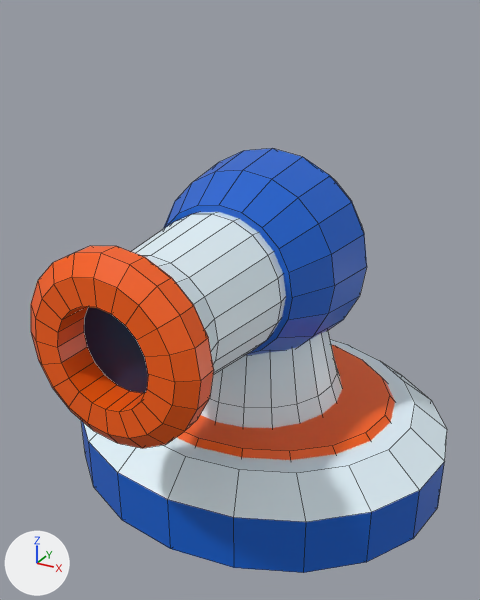
The Blender file art/water-play-obstacles/WaterBallCannon.blend, before and after one commit.
Camera for both pictures: a camera (50 mm lens) standing at (1.19, -6.53, 1.99) and looking at (0.0, -4.38, 0.91). The lights are fixed; the arrows at lower left show +X, +Y and +Z. The picture after the commit comes second. Mesh edges are drawn as thin lines.

In view in the first picture: 'CannonBase', 'CannonNozzle'.
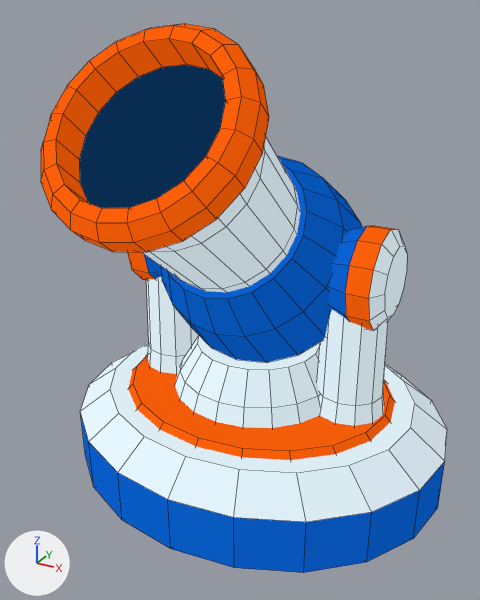
Edits to the bpy script that builds the scene:
```text
Change mat_poolplasticvertexcolor:
    remove n0 = _N.new('ShaderNodeBsdfPrincipled'); n0.name = 'Principled BSDF'
    remove n0.inputs[2].default_value = 0.4  # 'Roughness'
    where n1 = _N.new('ShaderNodeOutputMaterial'); n1.name = 'Material Output'
    where n2 = _N.new('ShaderNodeVertexColor'); n2.name = 'Color Attribute'
    remove _L.new(n0.outputs[0], n1.inputs[0])  # 'BSDF' to 'Surface'
    remove _L.new(n2.outputs[0], n0.inputs[0])  # 'Color' to 'Base Color'
    add n3 = _N.new('ShaderNodeEmission'); n3.name = 'Emission'
    add _L.new(n2.outputs[0], n3.inputs[0])  # 'Color' to 'Color'
    add _L.new(n3.outputs[0], n1.inputs[0])  # 'Emission' to 'Surface'
Change me_cannonbasemesh:
    used by ob_cannonbase; parent = ob_waterballcannon; location = (0.0, 0.0, 0.0)
    remove me_cannonbasemesh.from_pydata(...)  # 180 vertices, 126 faces; spans x -0.85..0.85, y -0.73..0.73, z 0.0..0.84
    add me_cannonbasemesh.from_pydata(...)  # 348 vertices, 254 faces; spans x -0.85..0.85, y -0.73..0.73, z 0.0..1.24
    me_cannonbasemesh part 1: a new loose piece of 48 vertices spanning x -0.58..-0.3, y -0.2..0.2, z 0.84..1.24, in mat_poolplasticvertexcolor
    me_cannonbasemesh part 2: a new loose piece of 48 vertices spanning x 0.3..0.58, y -0.2..0.2, z 0.84..1.24, in mat_poolplasticvertexcolor
    me_cannonbasemesh part 3: a new loose piece of 36 vertices spanning x -0.59..-0.27, y -0.16..0.16, z 0.38..1.04, in mat_poolplasticvertexcolor
    me_cannonbasemesh part 4: a new loose piece of 36 vertices spanning x 0.27..0.59, y -0.16..0.16, z 0.38..1.04, in mat_poolplasticvertexcolor
    me_cannonbasemesh part 5
    20 vertices in x -0.27..0.27, y -0.27..0.27, z 0.84 move by (0.0, 0.0, -0.19)
    me_cannonbasemesh part 6: 121 kept faces spanning x -0.85..0.85, y -0.73..0.73, z 0.0..0.65 get new vertex colours; the middle colour goes from pale blue #e6f7ff to pale blue #beccd3
Change me_cannonnozzlemesh:
    used by ob_cannonnozzle; parent = ob_waterballcannon; location = (0.0, 0.0, 0.0)
    remove me_cannonnozzlemesh.from_pydata(...)  # 340 vertices, 268 faces; spans x -0.43..0.43, y -1.02..0.38, z 0.61..1.47
    add me_cannonnozzlemesh.from_pydata(...)  # 340 vertices, 268 faces; spans x -0.43..0.43, y -1.02..0.38, z -0.43..0.43
    me_cannonnozzlemesh part 7: the loose piece of 100 vertices spanning x -0.43..0.43, y -0.33..0.38, z 0.61..1.47 is moved by (0.0, 0.0, -1.04)
    me_cannonnozzlemesh part 8: the loose piece of 40 vertices spanning x -0.17..0.17, y -0.9..-0.885, z 0.87..1.21 is scaled about its middle by (1.62, 1, 1.62), then moved by (0.0, 0.0, -1.04)
    me_cannonnozzlemesh part 9: 200 of 340 vertices moved; they spanned x -0.32..0.32, y -1.02..-0.22, z 0.72..1.36 and now span x -0.36..0.36, y -1.02..-0.22, z -0.36..0.36; mean shift (0.0, 0.0, -1.04); largest move (0.0, -1.02, 0.87) -> (0.0, -1.02, -0.275)
    me_cannonnozzlemesh part 10: 102 faces centred in x -0.312..0.312, y -1.02..-0.85, z 0.728..1.352 are repainted in the vertex colours; the middle colour goes from orange #ff6109 to orange #e15507
    me_cannonnozzlemesh part 11: 82 faces centred in x -0.4..0.4, y -0.33..0.38, z 0.64..1.44 are repainted in the vertex colours; the middle colour goes from blue #0a61d1 to blue #074fac
    me_cannonnozzlemesh part 12: 62 faces centred in x -0.266..0.266, y -0.89..-0.22, z 0.774..1.306 are repainted in the vertex colours; the middle colour goes from pale blue #e6f7ff to pale blue #beccd3
    me_cannonnozzlemesh part 13: 22 faces centred in x -0.166..0.166, y -0.9..-0.885, z 0.874..1.206 are repainted in the vertex colours; the middle colour goes from dark blue #092e52 to dark blue #062443
Change ob_cannonnozzle:
    ob_cannonnozzle.location: (0.0, 0.0, 0.0) -> (0.0, 0.0, 1.04)
    ob_cannonnozzle.rotation_euler: (0.0, 0.0, 0.0) -> (-0.698, 0.0, 0.0)  # degrees (0, 0, 0) -> degrees (-40, 0, 0)
```

Location of each change, (x1, y1, x2, y2) in pixels of the pictures (480 x 600 px; the box of a moved part takes in the faces that stretch with it):
'CannonNozzle', recoloured, reshaped, moved, turned
    before: (31, 148, 367, 448)
    after: (41, 24, 362, 362)
'CannonBase', recoloured, reshaped (lighter)
    before: (81, 330, 447, 573)
    after: (80, 226, 447, 573)
part 1 of me_cannonbasemesh, added
    after: (127, 252, 162, 281)
part 2 of me_cannonbasemesh, added
    after: (329, 226, 407, 331)
part 3 of me_cannonbasemesh, added
    after: (146, 277, 199, 374)
part 4 of me_cannonbasemesh, added
    after: (317, 310, 388, 426)
part 5 of me_cannonbasemesh, moved or reshaped
    before: (210, 330, 337, 408)
    after: (180, 336, 320, 408)
part 6 of me_cannonbasemesh, recoloured (lighter)
    both: (81, 342, 447, 573)
part 7 of me_cannonnozzlemesh, moved or reshaped
    before: (163, 148, 367, 356)
    after: (161, 156, 362, 362)
part 8 of me_cannonnozzlemesh, moved or reshaped
    before: (84, 307, 148, 393)
    after: (79, 65, 226, 208)
part 9 of me_cannonnozzlemesh, moved or reshaped
    before: (31, 212, 286, 448)
    after: (41, 24, 300, 292)
part 10 of me_cannonnozzlemesh, recoloured
    before: (31, 246, 214, 448)
    after: (41, 24, 269, 252)
part 11 of me_cannonnozzlemesh, recoloured
    before: (163, 148, 367, 356)
    after: (161, 156, 362, 362)
part 12 of me_cannonnozzlemesh, recoloured
    before: (131, 212, 286, 375)
    after: (142, 136, 300, 292)
part 13 of me_cannonnozzlemesh, recoloured
    before: (84, 307, 148, 393)
    after: (79, 65, 226, 208)
